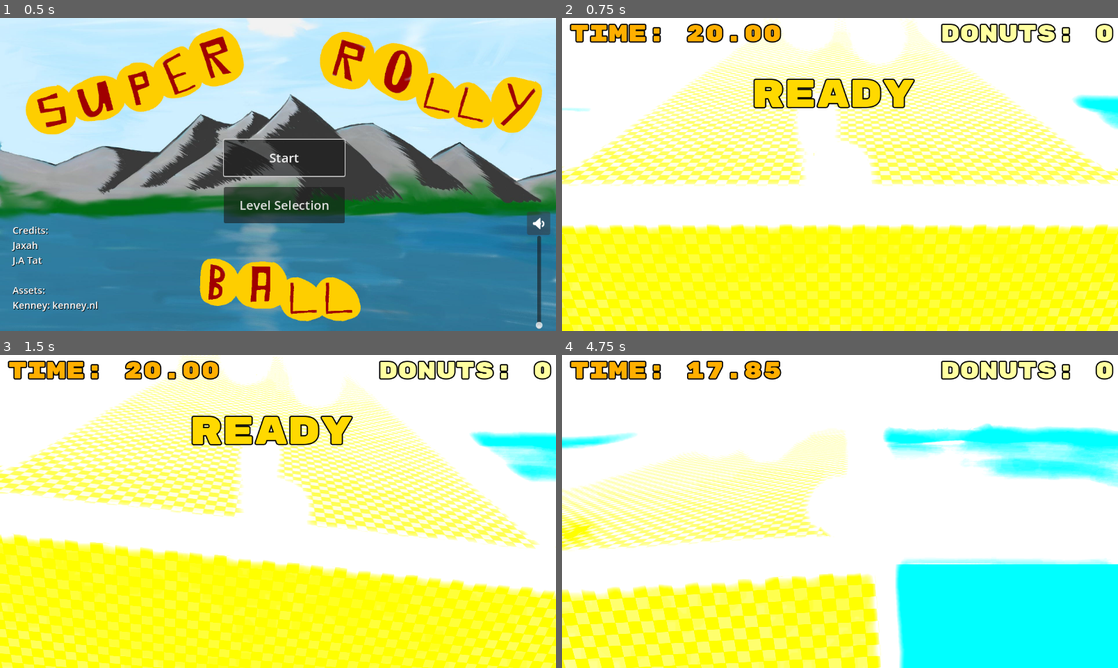
Above: before the commit, frames 1-4 (two rows, left to right).
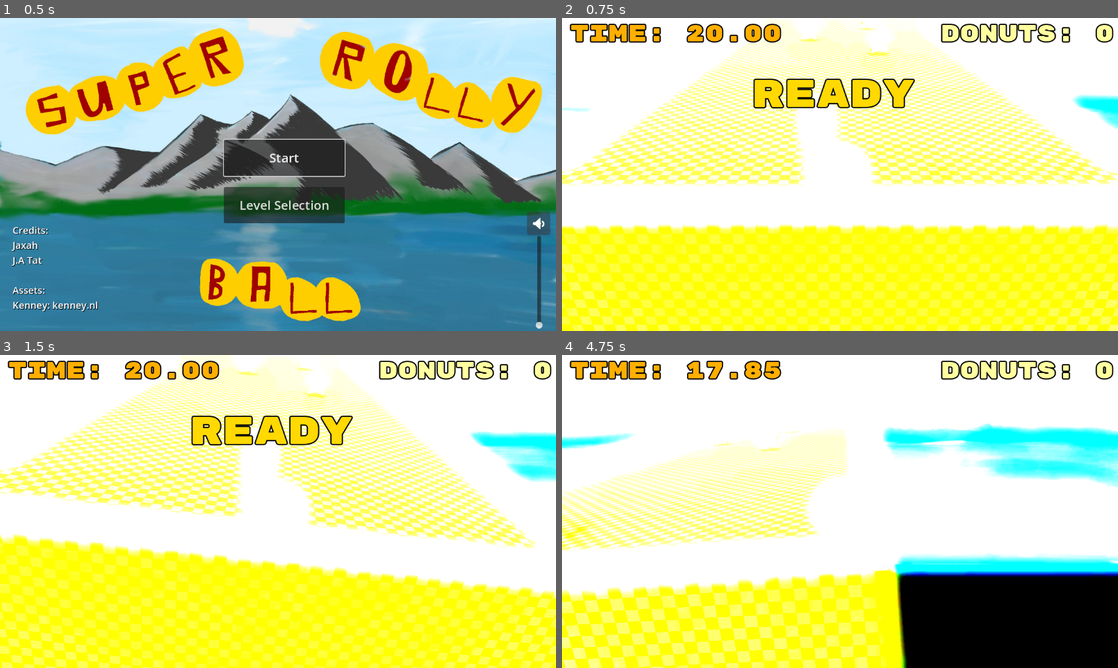
Above: after the commit, the same moments.

Repository: fozzedout/Super-Rolly-Ball
Game: Godot game, scene res://Scenes/MainMenu.tscn
The game is run twice, just before and just after one commit, with the same random seed, the same clock (stepped at 60 frames per second) and the same inputs.
Inputs:
- Up to frame 1 (0.5 s): no input
- Up to frame 2 (0.75 s): click "Start" at 0.5 s
- Up to frame 3 (1.5 s): tap Enter at 1.25 s; hold D (Move_Right) from 1.28 s (still down)
- Up to frame 4 (4.75 s): tap Space at 2 s; release D (Move_Right) at 2.03 s; hold S (Move_Down) 2.03-2.78 s; hold D (Move_Right) 2.78-3.53 s; hold W (Move_Up) 3.53-4.28 s; hold A (Move_Left) from 4.28 s (still down)

Frame 1 is identical in both runs. In frame 2, 1.9% of the frame differs, in the area x 0-100%, y 0-69%; in frame 3, 1.7%; in frame 4, 16%, in the area x 0-100%, y 23-100%.

Commit message:
Skybox made, Lighting fixed and new Star pickup
All lighting is done :) Please make sure to use the wooden blocks and railings when making levels and hopefully this should be okay!

Diff:
--- a/Assets-Scenes/donut.tscn
+++ b/Assets-Scenes/donut.tscn
@@ -1,6 +1,6 @@
 [gd_scene load_steps=3 format=3 uid="uid://dugtji6l40t6b"]
 
-[ext_resource type="PackedScene" uid="uid://vrovgh5k7njp" path="res://Assets/TatModels/Collectibles/Donut.glb" id="1_k5yd7"]
+[ext_resource type="PackedScene" uid="uid://25t6dtdgx5nn" path="res://Assets/TatModels/Collectibles/Star.glb" id="1_360u4"]
 
 [sub_resource type="BoxShape3D" id="BoxShape3D_1402g"]
 size = Vector3(0.247635, 0.0908051, 0.276819)
@@ -11,5 +11,5 @@
 transform = Transform3D(1, 0, 0, 0, 1, 0, 0, 0, 1, 0.000663757, 0.0451623, 0.00196916)
 shape = SubResource("BoxShape3D_1402g")
 
-[node name="Donut2" parent="." instance=ExtResource("1_k5yd7")]
-transform = Transform3D(0.0804683, 0.074995, 0.0007817, -0.0713549, 0.0769072, -0.0330721, -0.0230942, 0.0236861, 0.104908, -0.0829212, -0.0523964, -0.0255853)
+[node name="Star2" parent="." instance=ExtResource("1_360u4")]
+transform = Transform3D(0.0860365, 1.2848e-17, 0.122873, 5.2318e-17, 0.15, -5.2318e-17, -0.122873, 7.28648e-17, 0.0860365, 0, 0, 0)
--- a/Levels/Level01.tscn
+++ b/Levels/Level01.tscn
@@ -1,8 +1,9 @@
-[gd_scene load_steps=28 format=3 uid="uid://d0240xxixbpwr"]
+[gd_scene load_steps=31 format=3 uid="uid://d0240xxixbpwr"]
 
 [ext_resource type="Script" path="res://level.gd" id="1_hcc8s"]
 [ext_resource type="PackedScene" uid="uid://dkdvg1uw6o3tv" path="res://Assets-Scenes/ball.tscn" id="2_5v74f"]
 [ext_resource type="Texture2D" uid="uid://da1ipk5rpfqib" path="res://Assets/checker.png" id="2_pn3o3"]
+[ext_resource type="Texture2D" uid="uid://b0c1u283xo2nf" path="res://Assets/TatModels/Sky.png" id="2_yolr3"]
 [ext_resource type="PackedScene" uid="uid://dugtji6l40t6b" path="res://Assets-Scenes/donut.tscn" id="4_m4o4t"]
 [ext_resource type="PackedScene" uid="uid://tkwvwr6l4ipo" path="res://TatScenes/Portal/portal.tscn" id="5_rx5en"]
 [ext_resource type="PackedScene" uid="uid://dkv4lecmp48d6" path="res://Assets/flagGreen.glb" id="6_lirog"]
@@ -19,10 +20,16 @@
 [ext_resource type="AudioStream" uid="uid://ismtxgupemn8" path="res://Assets/perfect.ogg" id="17_ccueb"]
 [ext_resource type="AudioStream" uid="uid://oripf5yxu22q" path="res://Assets/goal.ogg" id="18_p4jpw"]
 
+[sub_resource type="PanoramaSkyMaterial" id="PanoramaSkyMaterial_iiykm"]
+panorama = ExtResource("2_yolr3")
+
+[sub_resource type="Sky" id="Sky_1noyv"]
+sky_material = SubResource("PanoramaSkyMaterial_iiykm")
+
 [sub_resource type="Environment" id="Environment_qj4n2"]
-background_mode = 1
+background_mode = 2
 background_color = Color(0.00447858, 0.00638158, 0.0458453, 1)
-background_energy_multiplier = 5.38
+sky = SubResource("Sky_1noyv")
 ambient_light_source = 1
 ambient_light_color = Color(0.0316549, 0.0316549, 0.0316549, 1)
 ambient_light_energy = 7.48
@@ -103,6 +110,9 @@
 [node name="DirectionalLight3D" type="DirectionalLight3D" parent="."]
 transform = Transform3D(1, 0, 0, 0, 0.654741, 0.755853, 0, -0.755853, 0.654741, 0, 30.5478, 46.221)
 shadow_enabled = true
+shadow_transmittance_bias = 0.58
+shadow_opacity = 0.5
+shadow_blur = 3.0
 
 [node name="WorldEnvironment" type="WorldEnvironment" parent="."]
 environment = SubResource("Environment_qj4n2")
--- a/Levels/Level02.tscn
+++ b/Levels/Level02.tscn
@@ -1,9 +1,10 @@
-[gd_scene load_steps=34 format=3 uid="uid://d2e78wma2tsq0"]
+[gd_scene load_steps=37 format=3 uid="uid://d2e78wma2tsq0"]
 
 [ext_resource type="Script" path="res://level.gd" id="1_5d8c1"]
 [ext_resource type="Texture2D" uid="uid://da1ipk5rpfqib" path="res://Assets/checker.png" id="1_c20hp"]
 [ext_resource type="Texture2D" uid="uid://6u5pehsvujx6" path="res://Assets/goal.png" id="2_i4kii"]
 [ext_resource type="PackedScene" uid="uid://dkdvg1uw6o3tv" path="res://Assets-Scenes/ball.tscn" id="2_rns3p"]
+[ext_resource type="Texture2D" uid="uid://b0c1u283xo2nf" path="res://Assets/TatModels/Sky.png" id="2_s2swr"]
 [ext_resource type="PackedScene" uid="uid://dkv4lecmp48d6" path="res://Assets/flagGreen.glb" id="5_aofnd"]
 [ext_resource type="PackedScene" uid="uid://dugtji6l40t6b" path="res://Assets-Scenes/donut.tscn" id="6_g065k"]
 [ext_resource type="PackedScene" uid="uid://dbgfrc1dy6qkh" path="res://Assets-Scenes/railing.tscn" id="7_p56t5"]
@@ -19,10 +20,16 @@
 [ext_resource type="AudioStream" uid="uid://ismtxgupemn8" path="res://Assets/perfect.ogg" id="17_cv5wq"]
 [ext_resource type="AudioStream" uid="uid://oripf5yxu22q" path="res://Assets/goal.ogg" id="18_d2rjc"]
 
-[sub_resource type="Environment" id="Environment_1jaht"]
-background_mode = 1
+[sub_resource type="PanoramaSkyMaterial" id="PanoramaSkyMaterial_6nyyj"]
+panorama = ExtResource("2_s2swr")
+
+[sub_resource type="Sky" id="Sky_1noyv"]
+sky_material = SubResource("PanoramaSkyMaterial_6nyyj")
+
+[sub_resource type="Environment" id="Environment_y4lmy"]
+background_mode = 2
 background_color = Color(0.00447858, 0.00638158, 0.0458453, 1)
-background_energy_multiplier = 5.38
+sky = SubResource("Sky_1noyv")
 ambient_light_source = 1
 ambient_light_color = Color(0.0316549, 0.0316549, 0.0316549, 1)
 ambient_light_energy = 7.48
@@ -129,9 +136,12 @@
 [node name="DirectionalLight3D" type="DirectionalLight3D" parent="."]
 transform = Transform3D(1, 0, 0, 0, 0.654741, 0.755853, 0, -0.755853, 0.654741, 0, 30.5478, 46.221)
 shadow_enabled = true
+shadow_transmittance_bias = 0.58
+shadow_opacity = 0.5
+shadow_blur = 3.0
 
 [node name="WorldEnvironment" type="WorldEnvironment" parent="."]
-environment = SubResource("Environment_1jaht")
+environment = SubResource("Environment_y4lmy")
 
 [node name="CameraPivot" type="Node3D" parent="."]
 transform = Transform3D(1, 0, 0, 0, 0.965926, 0.258819, 0, -0.258819, 0.965926, 0.386248, 84.9504, 89.4251)
Binary file added: Assets/TatModels/Collectibles/Star.glb
Not shown, added: Assets/TatModels/Collectibles/Star.glb.import
Binary file added: Assets/TatModels/Collectibles/Star_starmetal.png
Not shown, added: Assets/TatModels/Collectibles/Star_starmetal.png.import
Binary file added: Assets/TatModels/Sky.png
Not shown, added: Assets/TatModels/Sky.png.import
